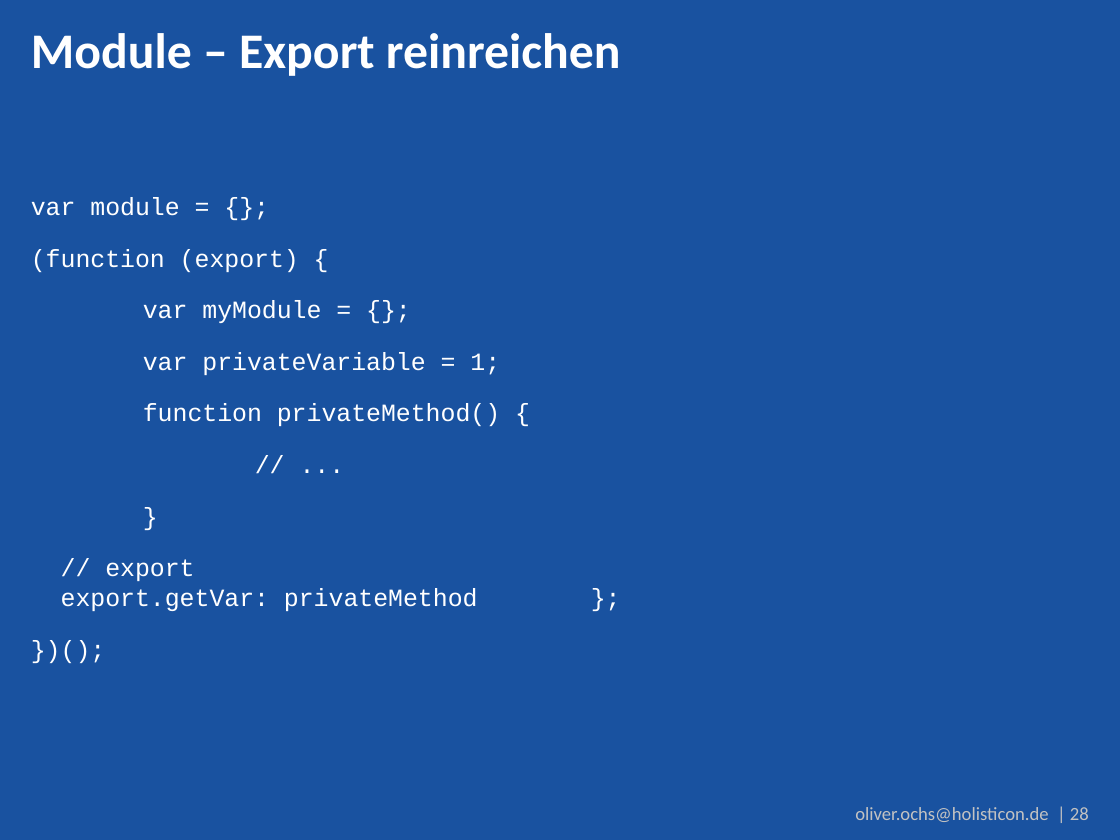
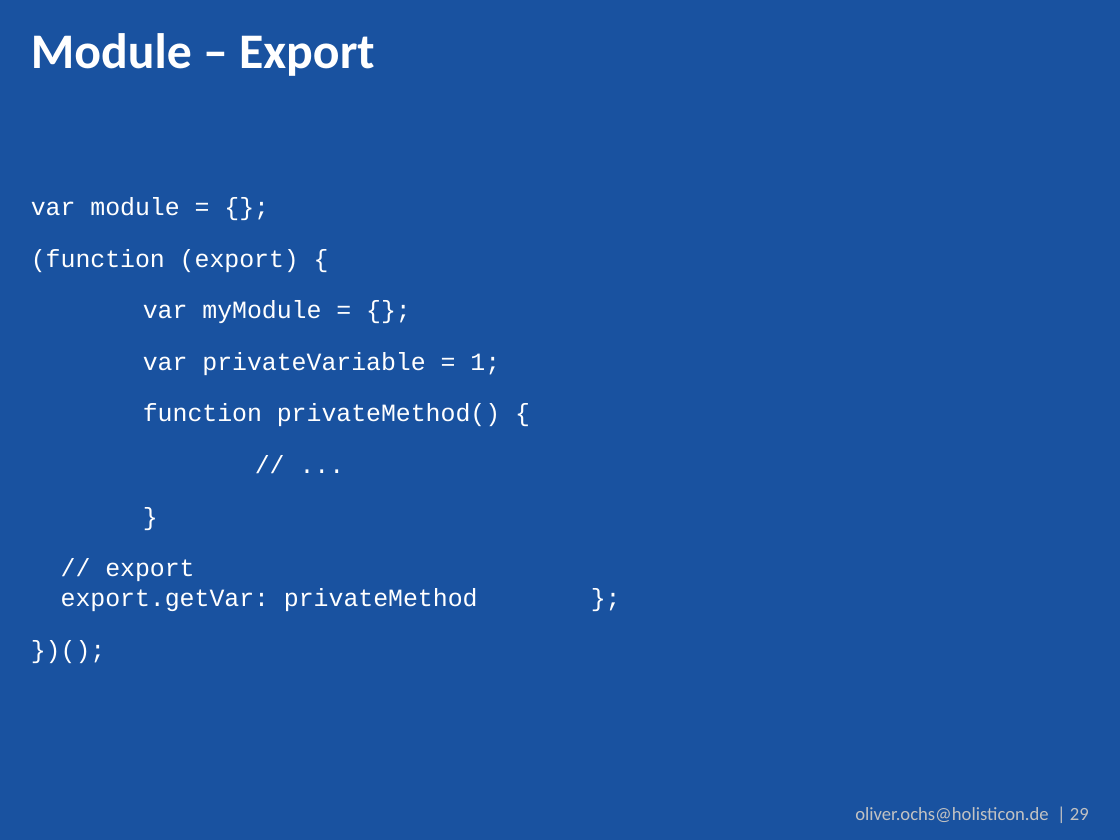
Before and after one commit to DJCordhose/serious-javascript, a slide deck: slide 29 of coding-sessions/code_talks.pptx (slide 28 before the commit). Drawn at 1120x840 pixels with LibreOffice and Linux fonts; fonts in the diff are those of the drawing; background and template pictures are left out. Boxes give left, top, right and bottom in pixels: in the first picture for what was removed or moved away, otherwise in the second. Text is boxed around its words. In the diff, an @@ line names an element or a change of style, - is before the commit and + after.

```diff
--- a/coding-sessions/code_talks.pptx
+++ b/coding-sessions/code_talks.pptx
@@ title at box(31, 33, 375, 76): text changed @@
-Module – Export reinreichen
+Module – Export
@@ text at box(855, 807, 1089, 822): text changed @@
-oliver.ochs@holisticon.de | 28
+oliver.ochs@holisticon.de | 29
```
Also in this commit, not shown: 2 other slides changed, 2 slides added.
